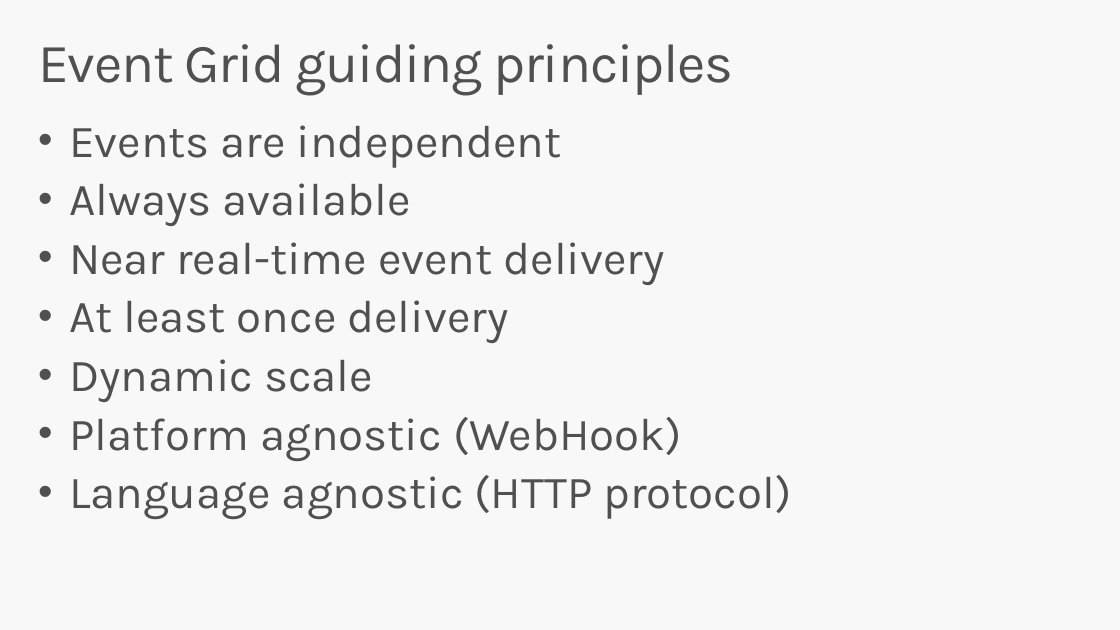
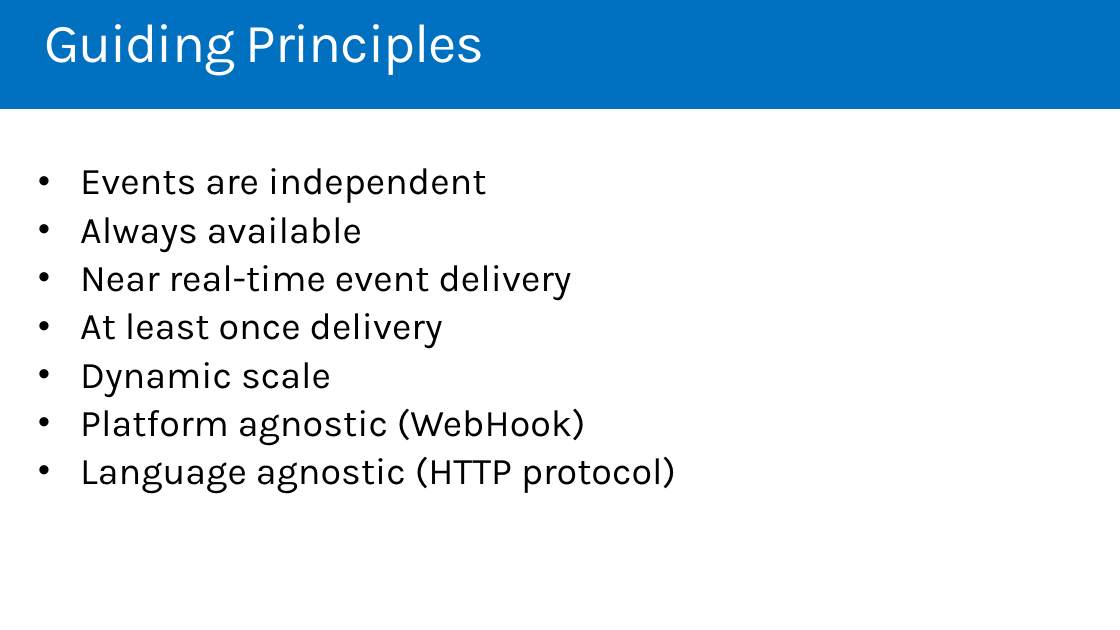
Before and after one commit to codingwithsasquatch/serverless_ninjas_workshop, a slide deck: slide 34 of 3-Event_Grid_Overview/Serverless_Workshop-Event_Grid_Overview.pptx (slide 21 before the commit). Drawn at 1120x630 pixels with LibreOffice and Linux fonts; fonts in the diff are those of the drawing. Boxes give left, top, right and bottom in pixels: in the first picture for what was removed or moved away, otherwise in the second. Text is boxed around its words. In the diff, an @@ line names an element or a change of style, - is before the commit and + after.

Commit message:
Updated Event Grid slides

```diff
--- a/3-Event_Grid_Overview/Serverless_Workshop-Event_Grid_Overview.pptx
+++ b/3-Event_Grid_Overview/Serverless_Workshop-Event_Grid_Overview.pptx
@@ background #F8F8F8 to #0070C0 @@
@@ title at bbox=[44, 24, 484, 76]: text changed; text colour #505050 to #FFFFFF @@
-Event Grid guiding principles
+Guiding Principles
@@ rectangle added at bbox=[0, 109, 1120, 630], fill #FFFFFF @@
@@ text "Events are independent": place and size @@
-text "Events are independent" at bbox=[69, 125, 791, 519]
+text "Events are independent" at bbox=[80, 168, 676, 494]
@@ text "Events are independent" at bbox=[80, 168, 676, 494]: size 39.2 to 32.4 pt, text colour #505050 to #000000; indent changed; less space between paragraphs @@
```
Also in this commit, not shown: 3 other slides changed, 12 slides added, 1 slide removed.
